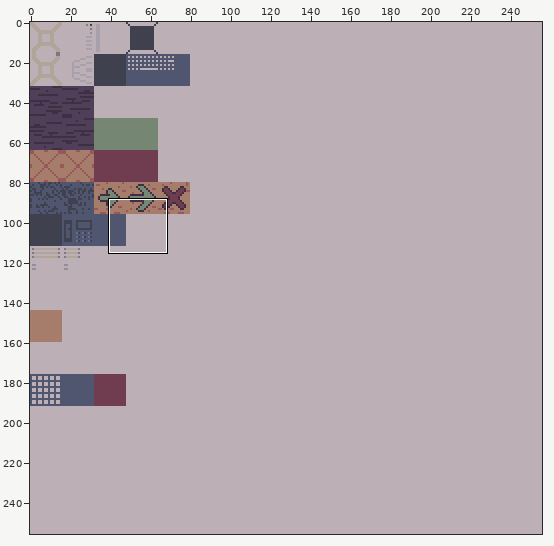
File history of a pixel-art file, assets/3d/objects/ase_objects_texture.aseprite. Above: a wide view before the commit, with the close-up outlined.
Close-up. As it was:
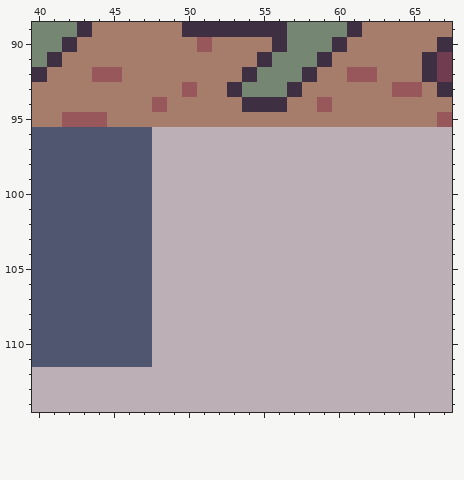
256x256 pixels, 1 frame. Shown: x 40..67, y 89..114.
Once edited:
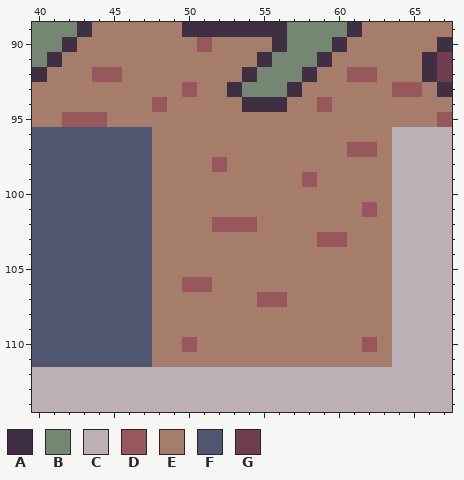
Palette (. is transparent): A #3e3042  B #758672  C #bcafb6  D #98585b  E #a67c6a  F #515670  G #6f3c50
Diff:
layer "items/sign_empty" added
Changed rows in their new state; - is an unchanged pixel.
Layer "items/sign_empty":
first column x 48:
 96 EEEEEEEEEEEEEEEE
 97 EEEEEEEEEEEEEDDE
 98 EEEEDEEEEEEEEEEE
 99 EEEEEEEEEEDEEEEE
100 EEEEEEEEEEEEEEEE
101 EEEEEEEEEEEEEEDE
102 EEEEDDDEEEEEEEEE
103 EEEEEEEEEEEDDEEE
104 EEEEEEEEEEEEEEEE
105 EEEEEEEEEEEEEEEE
106 EEDDEEEEEEEEEEEE
107 EEEEEEEDDEEEEEEE
108 EEEEEEEEEEEEEEEE
109 EEEEEEEEEEEEEEEE
110 EEDEEEEEEEEEEEDE
111 EEEEEEEEEEEEEEEE
